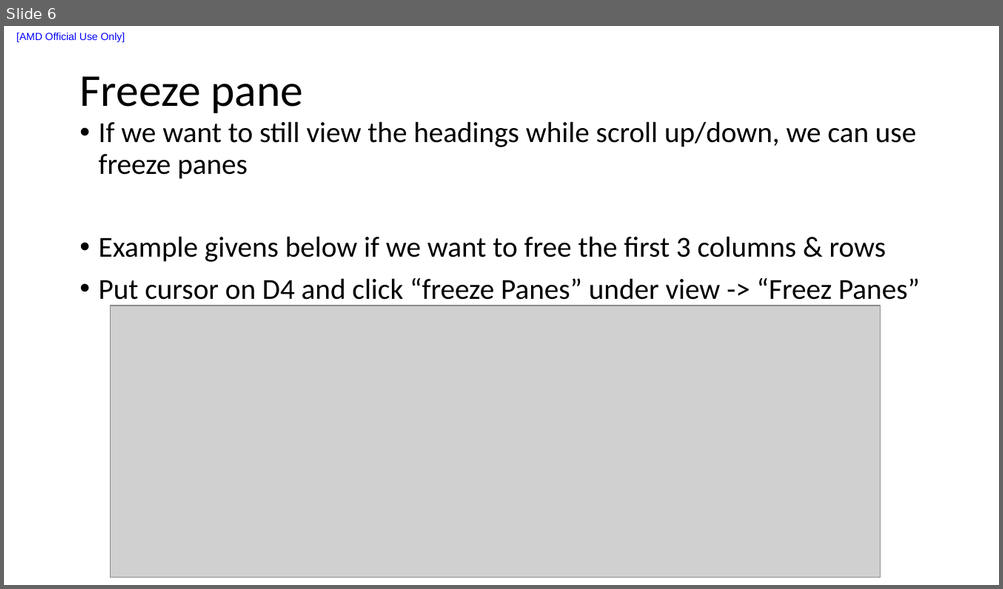
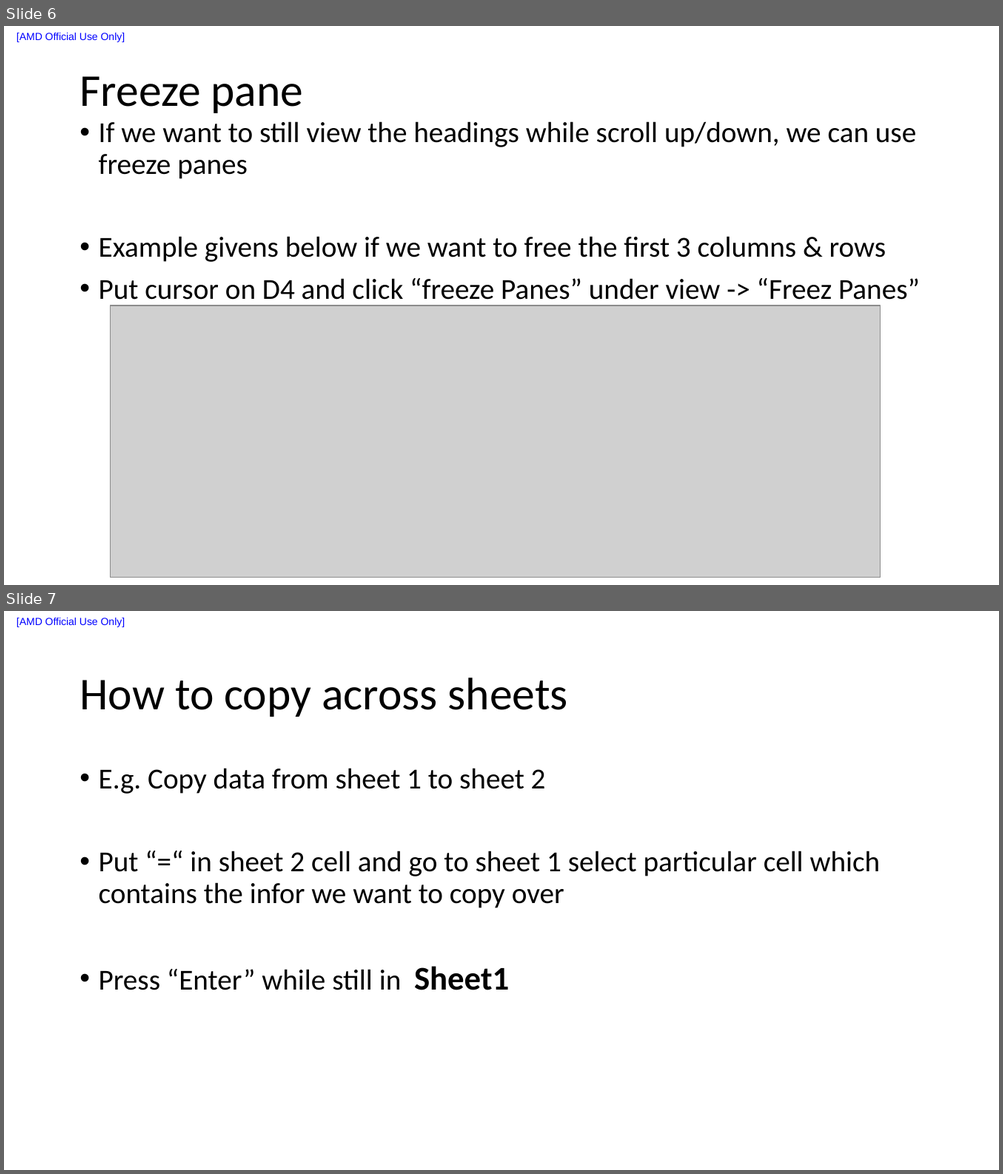
Before and after one commit to liuxu-github-ui/Excel, a slide deck: ExcelEssentialSkills.pptx. Shown one above the other, each under a label of ours: slide 6 before the commit, slides 6 and 7 after it. The pictures are 1003x589 and 1003x1174 pixels, drawn with LibreOffice and Linux fonts; fonts in the diff are those of the drawing; grey boxes stand for pictures. Boxes give left, top, right and bottom in pixels: in the first picture for what was removed or moved away, otherwise in the second. Text is boxed around its words. In the diff, an @@ line names an element or a change of style, - is before the commit and + after.

```diff
--- a/ExcelEssentialSkills.pptx
+++ b/ExcelEssentialSkills.pptx
@@ slide 7 added at (4, 611, 999, 1170), background #FFFFFF; not listed: 1 template element that a slide beside it also shows @@
@@ title added at (79, 678, 568, 717), 44 pt, text #000000 @@
+How to copy across sheets
@@ text added at (99, 768, 880, 991), 28 pt, text #000000 @@
+• E.g. Copy data from sheet 1 to sheet 2
+• Put “=“ in sheet 2 cell and go to sheet 1 select particular cell which contains the infor we want to copy over
+• Press “Enter” while still in Sheet1
```
Also in this commit, not shown: 2 other slides added, 13 other files.
